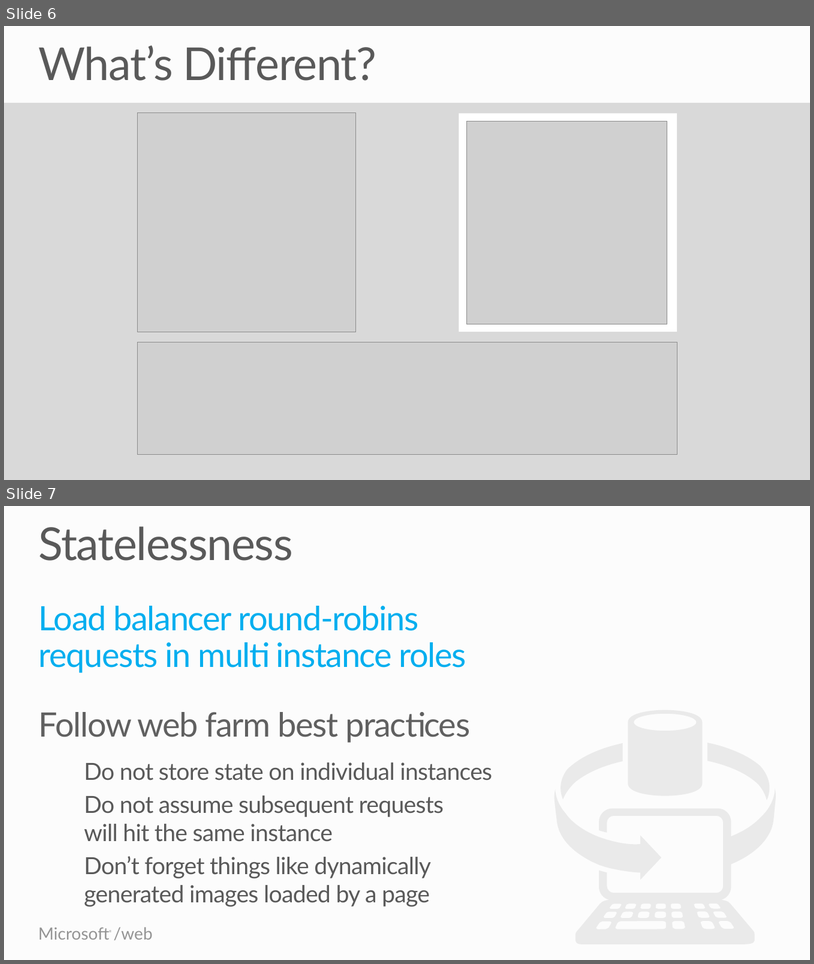
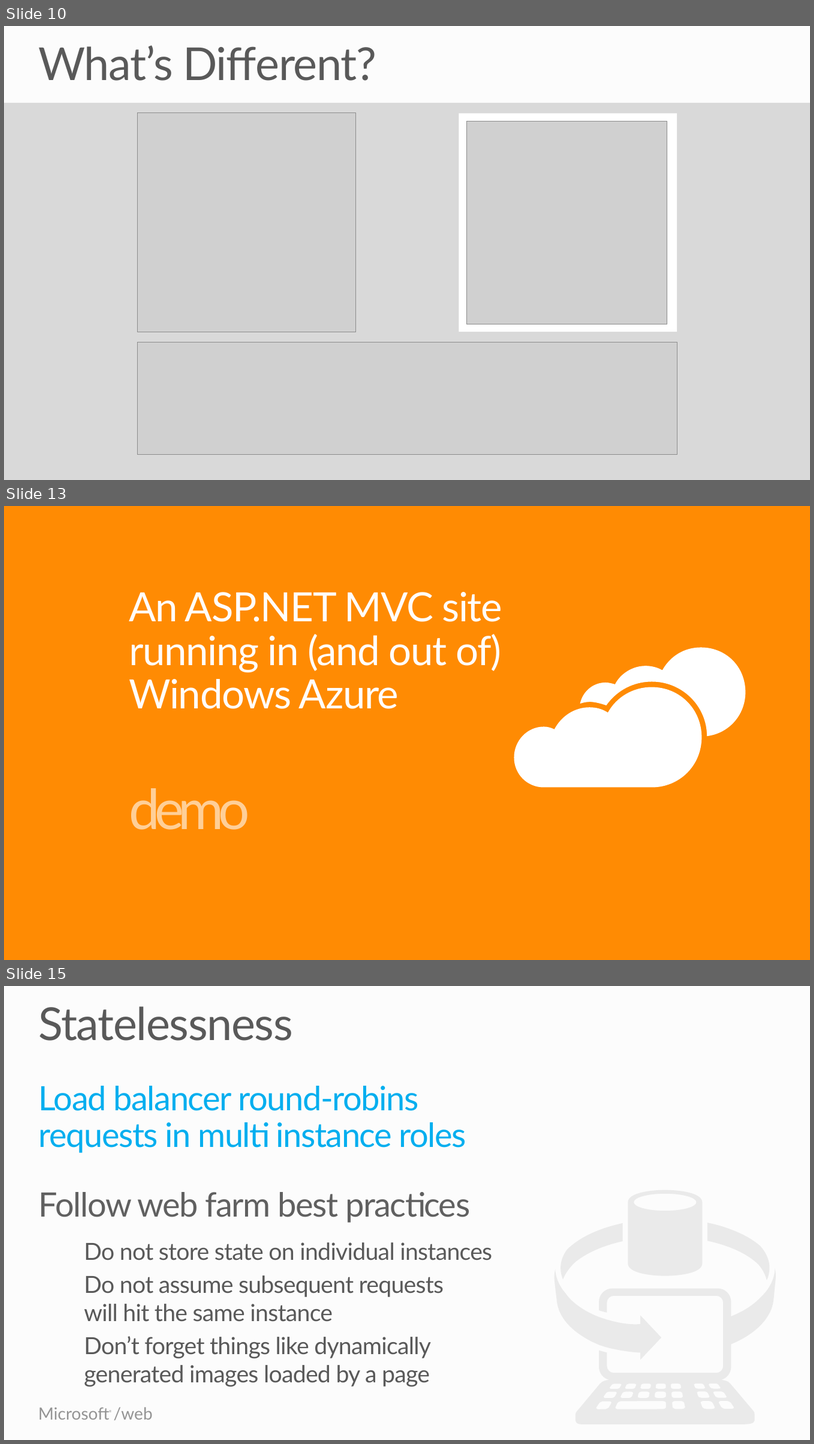
Before and after one commit to Microsoft-Web/WebTK-Presentations, a slide deck: DeployWebAppsToCloud/DeployWebAppsToCloud.pptx. Shown one above the other, each under a label of ours: slides 6 and 7 before the commit, slides 10, 13 and 15 after it; the slides between them are not shown. The pictures are 814x964 and 814x1444 pixels, drawn with LibreOffice and Linux fonts; fonts in the diff are those of the drawing; grey boxes stand for pictures. Boxes give left, top, right and bottom in pixels: in the first picture for what was removed or moved away, otherwise in the second. Text is boxed around its words. In the diff, an @@ line names an element or a change of style, - is before the commit and + after.

Commit message:
added more content to the azure deck

```diff
--- a/DeployWebAppsToCloud/DeployWebAppsToCloud.pptx
+++ b/DeployWebAppsToCloud/DeployWebAppsToCloud.pptx
@@ slide 13 added at bbox=[4, 506, 810, 960], background #FF8A00 @@
@@ title added at bbox=[129, 592, 502, 709], 48 pt, text #FFFFFF at 98% opacity @@
+An ASP.NET MVC site running in (and out of) Windows Azure
@@ freeform shape added at bbox=[581, 648, 746, 736], fill #FFFFFF @@
@@ freeform shape added at bbox=[515, 687, 702, 787], fill #FFFFFF @@
@@ text added at bbox=[129, 788, 250, 829], 66 pt, text #FFD099 @@
+demo
@@ what was slide 6 is now slide 10 @@
@@ what was slide 7 is now slide 15 @@
```
Also in this commit, not shown: 4 slides changed, 6 other slides added, 2 slides removed.
